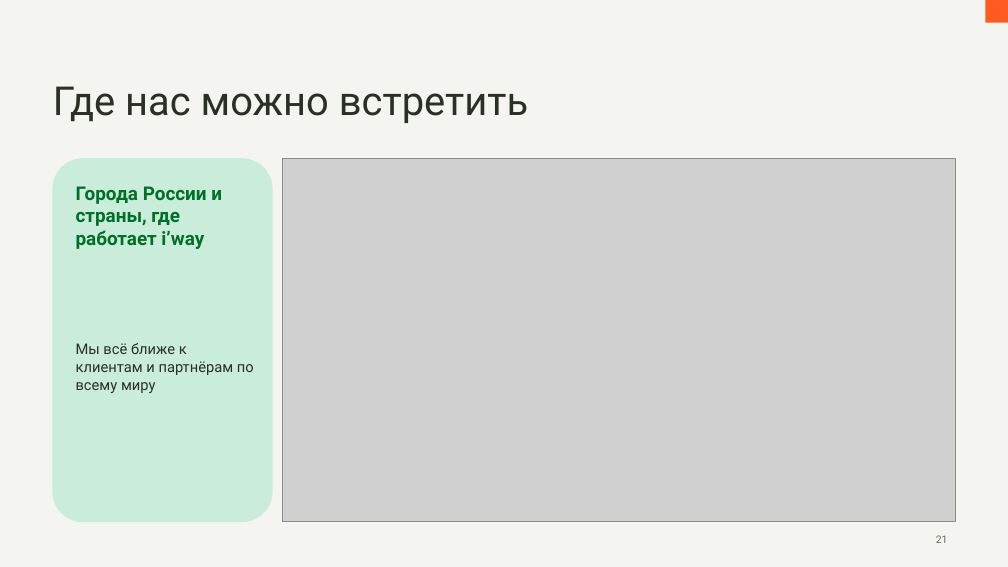
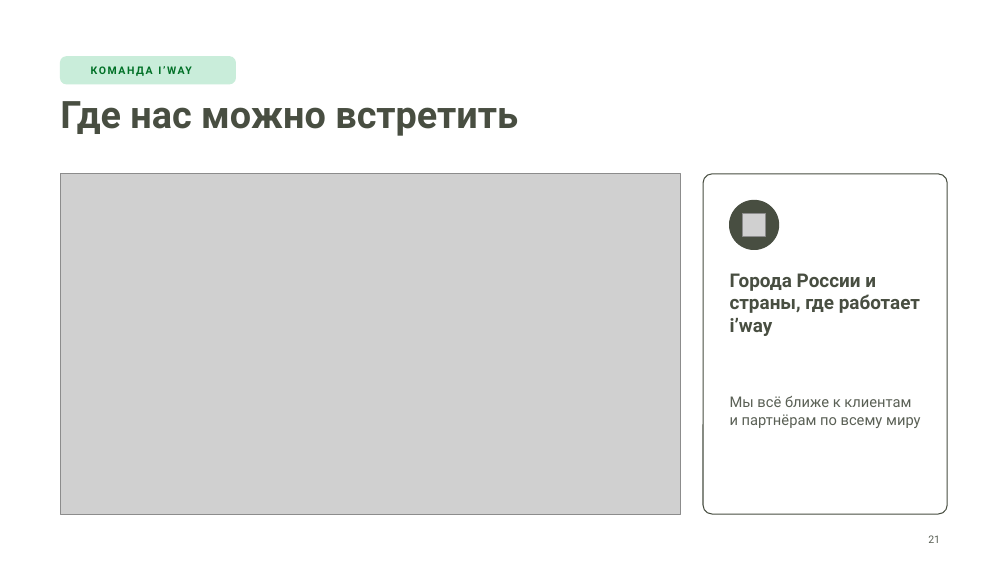
Before and after one commit to hriwayhr/HR-projects, a slide deck: slide 21 of presentations/HR-iway-onboarding-2026.pptx. Drawn at 1008x567 pixels with LibreOffice and Linux fonts; fonts in the diff are those of the drawing; grey boxes stand for pictures; background and template pictures are left out. Boxes give left, top, right and bottom in pixels: in the first picture for what was removed or moved away, otherwise in the second. Text is boxed around its words. In the diff, an @@ line names an element or a change of style, - is before the commit and + after.

```diff
--- a/presentations/HR-iway-onboarding-2026.pptx
+++ b/presentations/HR-iway-onboarding-2026.pptx
@@ background #F4F4F0 to #FFFFFF @@
@@ rectangle removed at (985, 0, 1008, 23) @@
@@ rounded rectangle added at (60, 57, 235, 84), fill #C9EDDA, outline #C9EDDA 1 pt @@
@@ text added at (158, 66, 161, 74), 10 pt, text #007026, bold @@
+КОМАНДА I’WAY
@@ title "Где нас можно встретить": place and size @@
-title "Где нас можно встретить" at (53, 86, 528, 123)
+title "Где нас можно встретить" at (60, 101, 518, 136)
@@ title "Где нас можно встретить" at (60, 101, 518, 136): size 38 to 36 pt, text colour #2B3026 to #484E41, bold on @@
@@ rounded rectangle removed at (53, 159, 272, 522) @@
@@ picture: place and size @@
-picture at (282, 159, 955, 522)
+picture at (60, 174, 681, 514)
@@ rounded rectangle added at (703, 174, 948, 514), fill #FFFFFF, outline #484E41 1 pt @@
@@ ellipse added at (730, 200, 779, 250), fill #484E41, outline #484E41 1 pt @@
@@ picture added at (743, 214, 766, 237) @@
@@ text "Города России и страны, где ...": place and size @@
-text "Города России и страны, где ..." at (76, 186, 222, 249)
+text "Города России и страны, где ..." at (730, 273, 920, 336)
@@ text "Города России и страны, где ..." at (730, 273, 920, 336): text colour #007026 to #484E41 @@
@@ text "Мы всё ближе к клиентам ...": place and size @@
-text "Мы всё ближе к клиентам ..." at (76, 343, 254, 393)
+text "Мы всё ближе к клиентам ..." at (730, 396, 921, 428)
@@ text "Мы всё ближе к клиентам ..." at (730, 396, 921, 428): text colour #2B3026 to #5A6055 @@
@@ page number: place and size @@
-page number at (936, 535, 948, 543)
+page number at (928, 535, 940, 543)
@@ page number at (928, 535, 940, 543): text colour #626D5B to #5A6055 @@
```
Also in this commit, not shown: 27 other slides changed, 4 other files.
